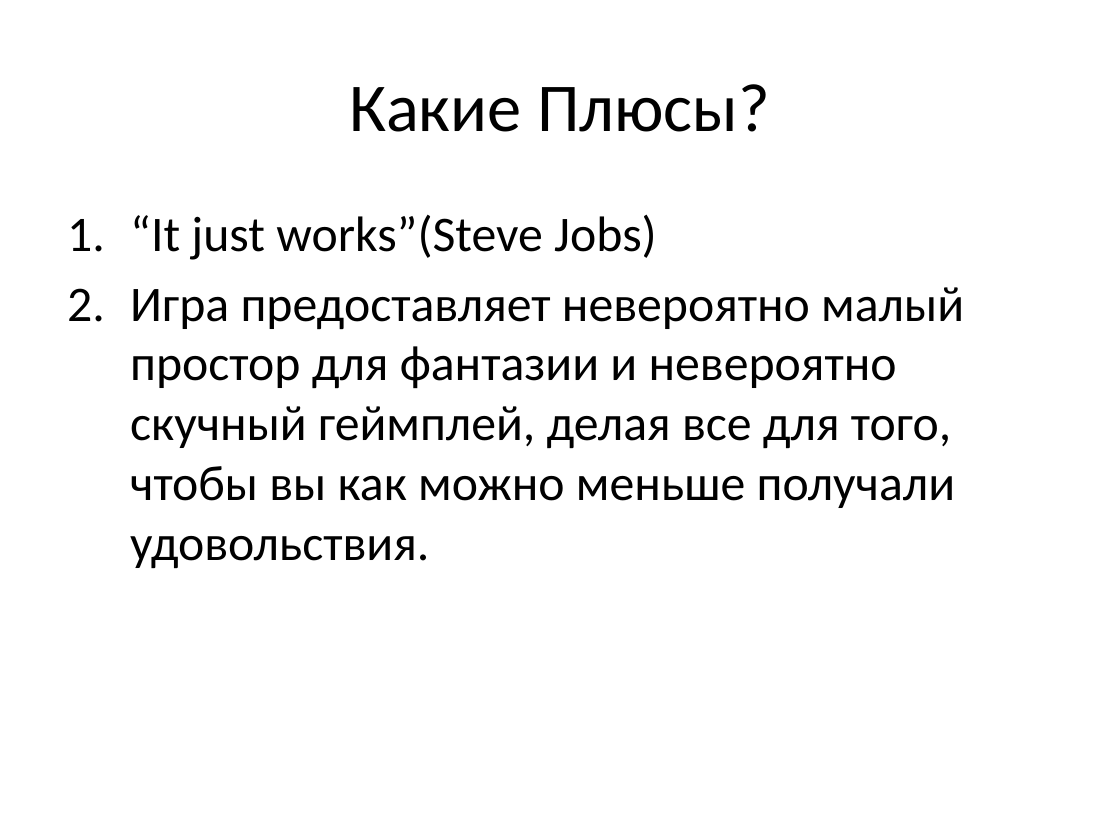
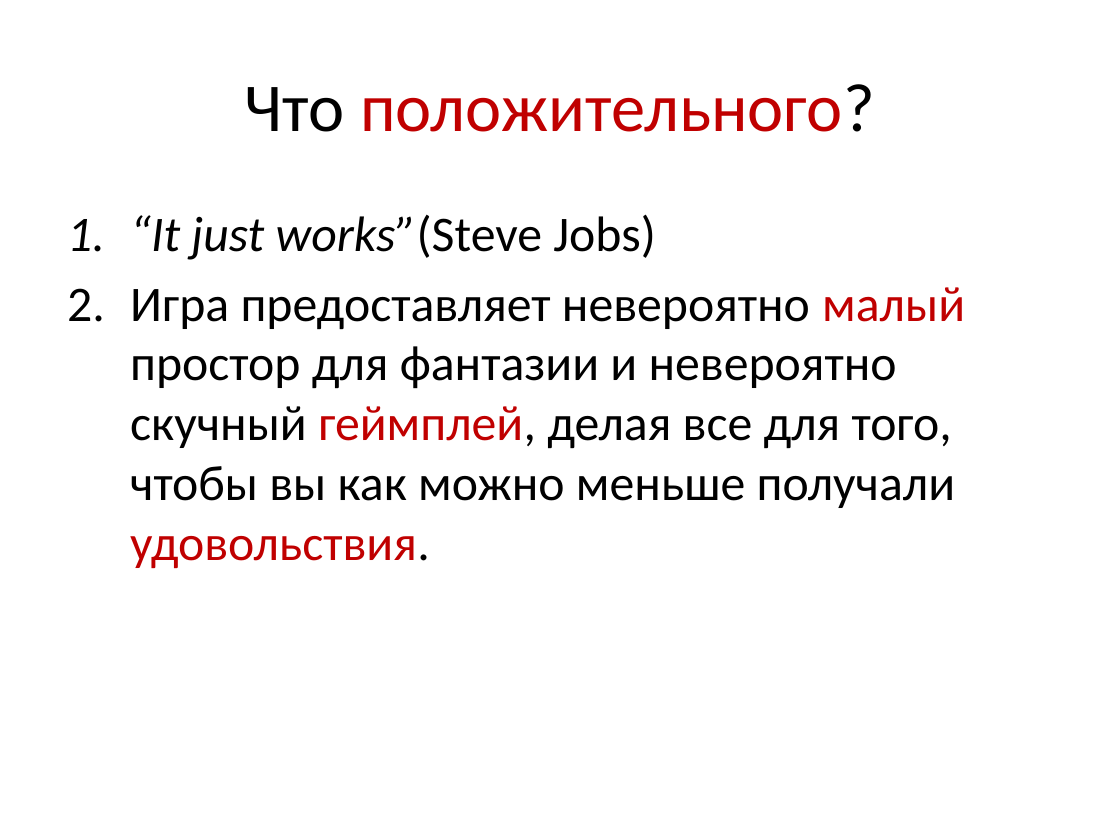
Before and after one commit to Katja19999/project, a slide deck: slide 3 of Презентация.pptx. Drawn at 1120x840 pixels with LibreOffice and Linux fonts; fonts in the diff are those of the drawing. Boxes give left, top, right and bottom in pixels: in the first picture for what was removed or moved away, otherwise in the second. Text is boxed around its words. In the diff, an @@ line names an element or a change of style, - is before the commit and + after.

```diff
--- a/Презентация.pptx
+++ b/Презентация.pptx
@@ title at bbox=[245, 84, 875, 132]: text changed; text colour #000000 to #C00000 @@
-Какие Плюсы?
+Что положительного?
@@ text "“It just works”(Steve Jobs)" at bbox=[130, 214, 965, 569]: italic on in "“It just works”(Steve"; text colour #000000 to #C00000 in "малый геймплей, удовольствия." @@
```
Also in this commit, not shown: 3 other slides changed.
